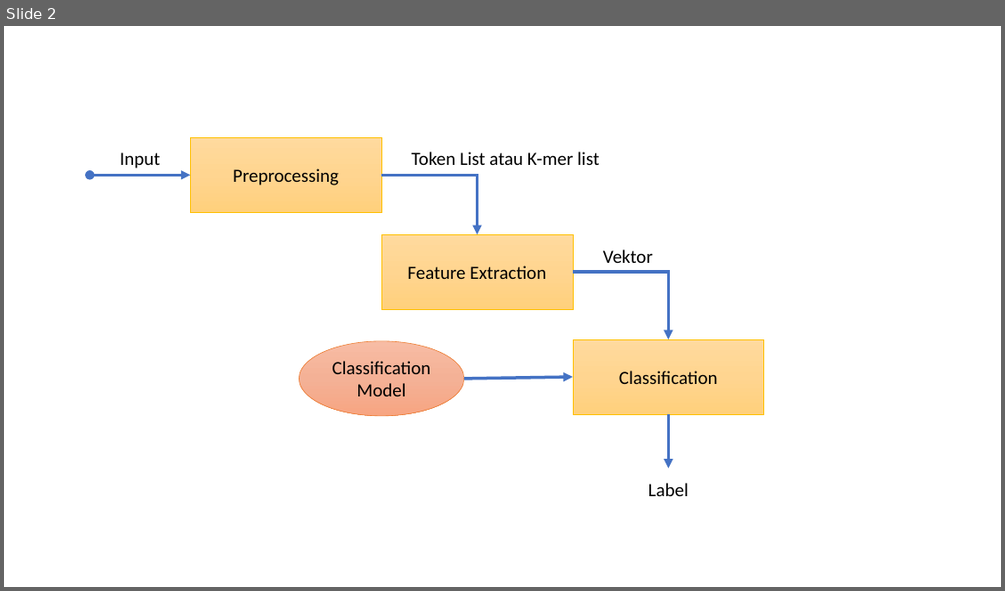
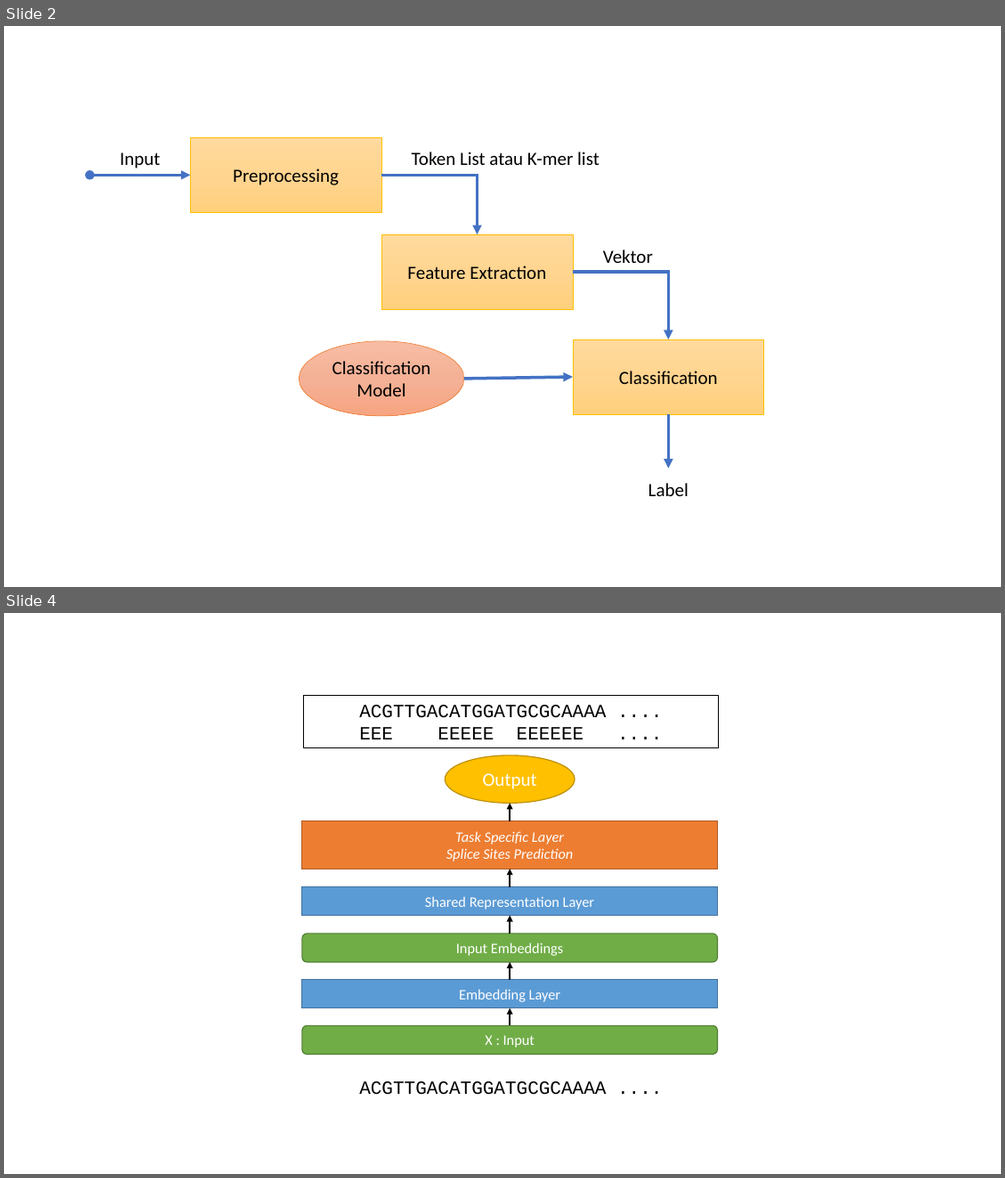
Before and after one commit to anwari32/IF5099-Metode-Penelitian, a slide deck: arsitektur umum.pptx. Shown one above the other, each under a label of ours: slide 2 before the commit, slides 2 and 4 after it; the slides between them are not shown. The pictures are 1005x591 and 1005x1178 pixels, drawn with LibreOffice and Linux fonts; fonts in the diff are those of the drawing. Boxes give left, top, right and bottom in pixels: in the first picture for what was removed or moved away, otherwise in the second. Text is boxed around its words. In the diff, an @@ line names an element or a change of style, - is before the commit and + after.

```diff
--- a/arsitektur umum.pptx
+++ b/arsitektur umum.pptx
@@ slide 4 added at [4, 613, 1001, 1174], background #FFFFFF @@
@@ group added at [302, 695, 718, 1094]: 5 arrows, 4 rectangles, 2 rounded rectangles, 1 ellipse, 1 text @@
+Embedding Layer
+X : Input
+Input Embeddings
+Shared Representation Layer
+Task Specific Layer
+Splice Sites Prediction
+Output
+ACGTTGACATGGATGCGCAAAA ....
+ACGTTGACATGGATGCGCAAAA ....
+EEE EEEEE EEEEEE ....
```
Also in this commit, not shown: 4 other slides added, 12 other files.
